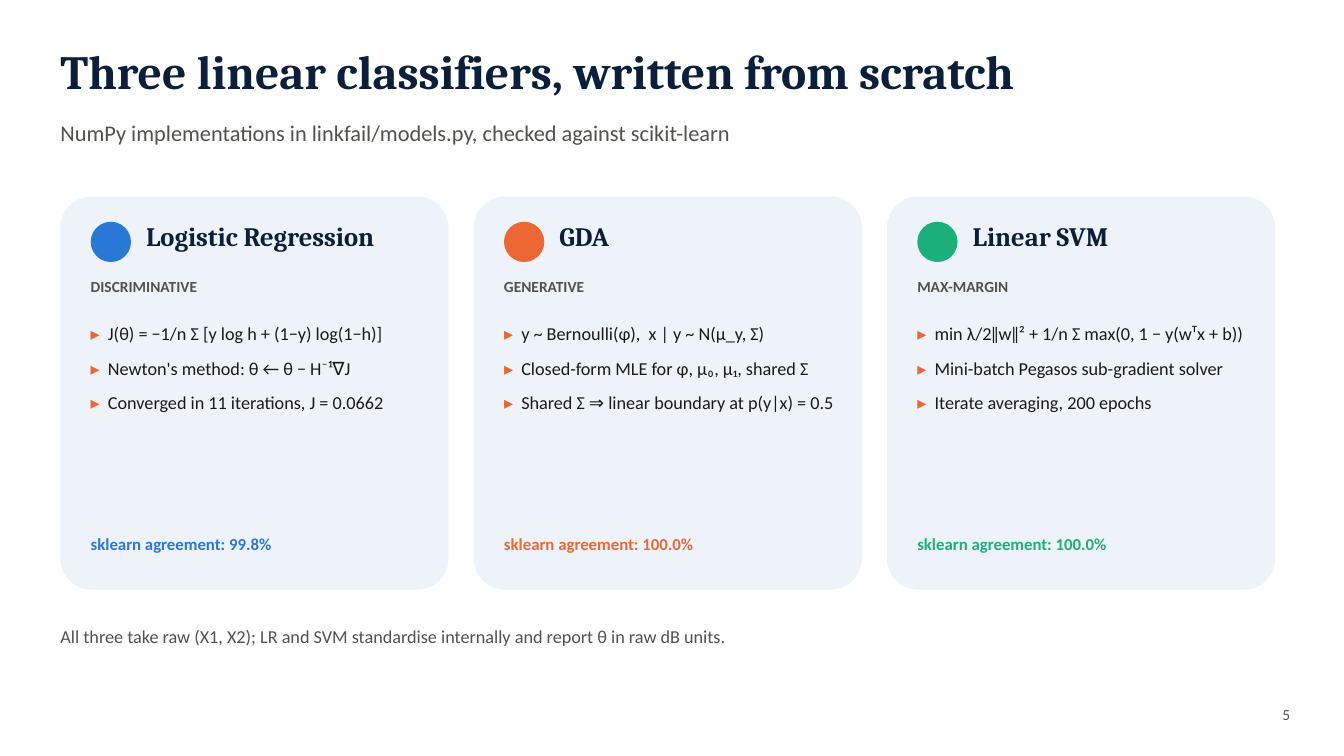
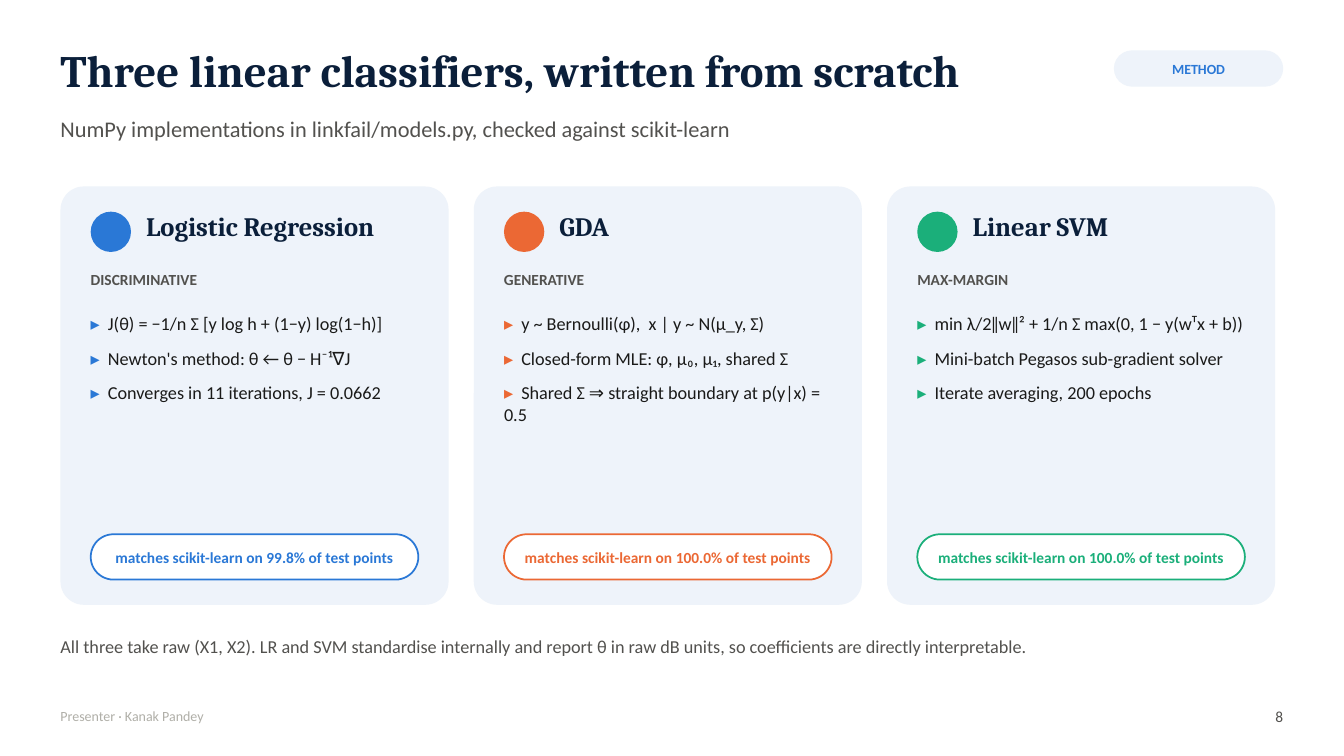
Before and after one commit to jsanjayvarma06-oss/ML-Project, a slide deck: slide 8 of docs/Slides_Link_Failure_Prediction.pptx (slide 5 before the commit). Drawn at 1344x756 pixels with LibreOffice and Linux fonts; fonts in the diff are those of the drawing. Boxes give left, top, right and bottom in pixels: in the first picture for what was removed or moved away, otherwise in the second. Text is boxed around its words. In the diff, an @@ line names an element or a change of style, - is before the commit and + after.

```diff
--- a/docs/Slides_Link_Failure_Prediction.pptx
+++ b/docs/Slides_Link_Failure_Prediction.pptx
@@ text "Three linear classifiers, written from ..." at (60, 55, 959, 93): size 34 to 32 pt @@
@@ rounded rectangle added at (1114, 50, 1284, 87), fill #EEF3FA, 10 pt, text #2A78D6, bold @@
+METHOD
@@ text "NumPy implementations in linkfail/models.py, checked ...": place and size @@
-text "NumPy implementations in linkfail/models.py, checked ..." at (60, 125, 730, 145)
+text "NumPy implementations in linkfail/models.py, checked ..." at (60, 121, 730, 141)
@@ rounded rectangle: place and size @@
-rounded rectangle at (60, 197, 449, 590)
+rounded rectangle at (60, 187, 449, 605)
@@ rounded rectangle: place and size @@
-rounded rectangle at (474, 197, 862, 590)
+rounded rectangle at (474, 187, 862, 605)
@@ proportions changed in 3 elements at (60, 187, 449, 605), (474, 187, 862, 605), (887, 187, 1275, 605) @@
@@ rounded rectangle: place and size @@
-rounded rectangle at (887, 197, 1275, 590)
+rounded rectangle at (887, 187, 1275, 605)
@@ 6 texts, 3 ellipses: place and size @@
-6 texts, 3 ellipses at (91, 222, 1243, 412)
+6 texts, 3 ellipses at (91, 212, 1243, 421)
@@ 3 texts: place and size @@
-3 texts at (91, 282, 1008, 292)
+3 texts at (91, 275, 1008, 285)
@@ text at (108, 317, 383, 365): text colour #EB6834 to #2A78D6 in "▸", "▸" @@
@@ text "▸ min λ/2‖w‖² + 1/n ..." at (935, 316, 1243, 402): text colour #EB6834 to #1BAF7A in "▸", "▸", "▸" @@
@@ text at (504, 352, 807, 421): text changed @@
-▸ Closed-form MLE for φ, μ₀, μ₁, shared Σ
-▸ Shared Σ ⇒ linear boundary at p(y|x) = 0.5
+▸ Closed-form MLE: φ, μ₀, μ₁, shared Σ
+▸ Shared Σ ⇒ straight boundary at p(y|x) = 0.5
@@ text at (108, 386, 381, 402): text changed @@
-▸ Converged in 11 iterations, J = 0.0662
+▸ Converges in 11 iterations, J = 0.0662
@@ text removed at (91, 538, 271, 553) @@
-sklearn agreement: 99.8%
@@ rounded rectangle added at (91, 534, 418, 580), fill #FFFFFF, outline #2A78D6 1.25 pt, 11 pt, text #2A78D6, bold @@
+matches scikit-learn on 99.8% of test points
@@ text removed at (504, 538, 693, 553) @@
-sklearn agreement: 100.0%
@@ rounded rectangle added at (504, 534, 832, 580), fill #FFFFFF, outline #EB6834 1.25 pt, 11 pt, text #EB6834, bold @@
+matches scikit-learn on 100.0% of test points
@@ text removed at (917, 538, 1107, 553) @@
-sklearn agreement: 100.0%
@@ rounded rectangle added at (918, 534, 1245, 580), fill #FFFFFF, outline #1BAF7A 1.25 pt, 11 pt, text #1BAF7A, bold @@
+matches scikit-learn on 100.0% of test points
@@ text at (60, 640, 1026, 656): text changed @@
-All three take raw (X1, X2); LR and SVM standardise internally and report θ in raw dB units.
+All three take raw (X1, X2). LR and SVM standardise internally and report θ in raw dB units, so coefficients are directly interpretable.
@@ text added at (60, 711, 203, 723), 10 pt, text #B0AFA8 @@
+Presenter · Kanak Pandey
@@ text added at (1275, 711, 1283, 722), 11 pt, text #52514E @@
+8
@@ text removed at (1282, 710, 1290, 720) @@
-5
```
Also in this commit, not shown: 9 other slides changed, 9 slides added, 3 slides removed, 5 other files.
